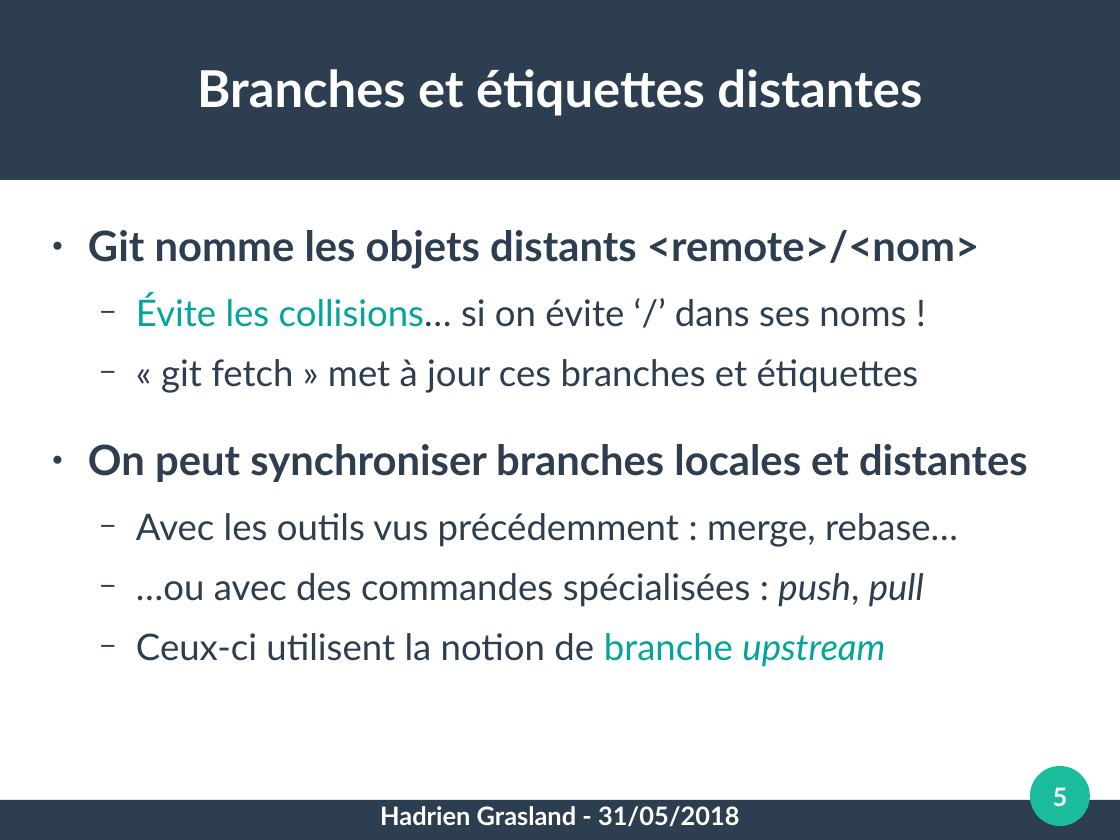
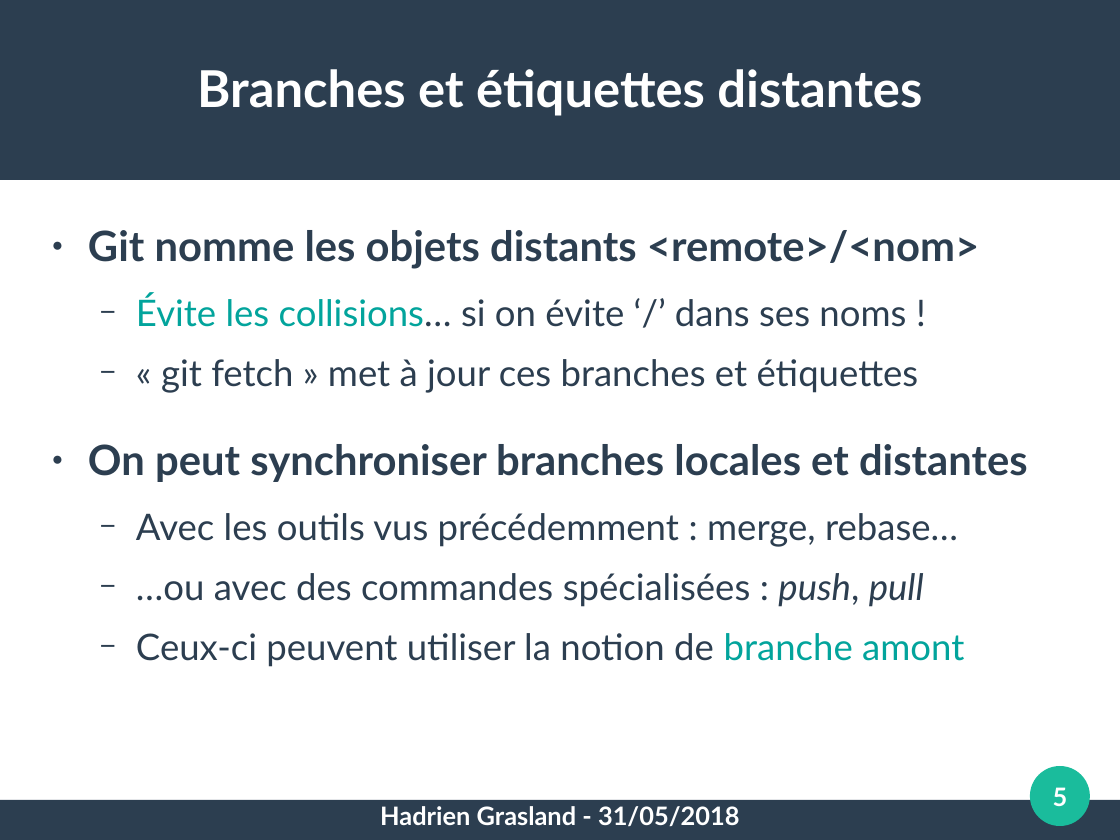
Before and after one commit to pushou/formation-git, a slide deck: slide 5 of 4-Distribution.odp. Drawn at 1120x840 pixels with LibreOffice and Linux fonts; fonts in the diff are those of the drawing. Boxes give left, top, right and bottom in pixels: in the first picture for what was removed or moved away, otherwise in the second. Text is boxed around its words. In the diff, an @@ line names an element or a change of style, - is before the commit and + after.

Commit message:
Clarifier <remote> <branch> vs <remote>/<branch>

```diff
--- a/4-Distribution.odp
+++ b/4-Distribution.odp
@@ text at (136,633,964,667): text changed @@
-  − Ceux-ci utilisent la notion de branche upstream
+  − Ceux-ci peuvent utiliser la notion de branche amont
```
Also in this commit, not shown: 1 slide added, 1 other file.
